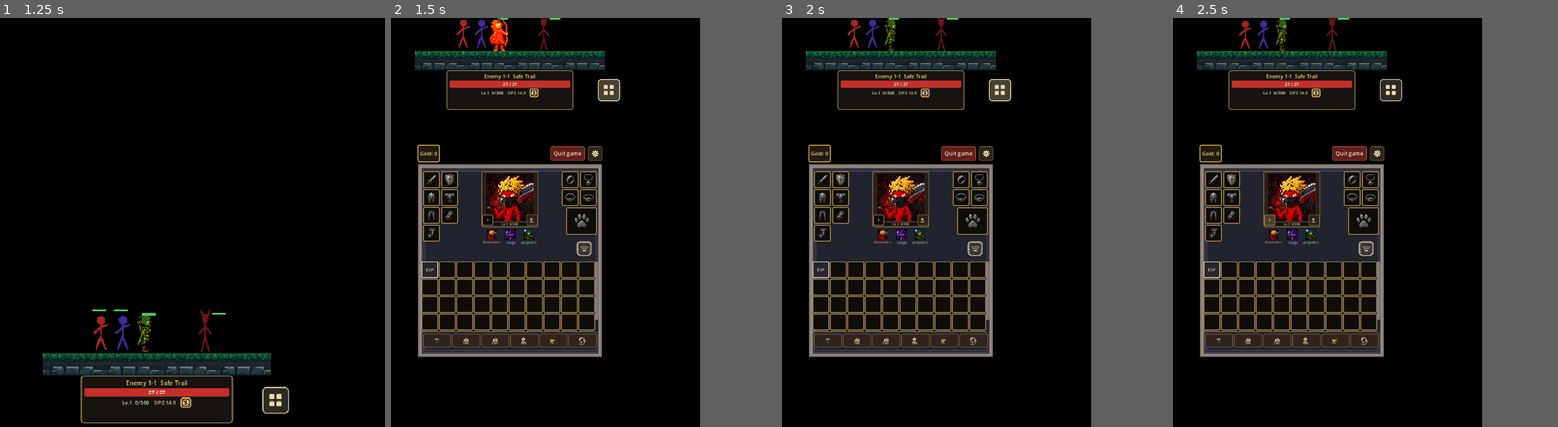
Above: before the commit, frames 1-4 (left to right).
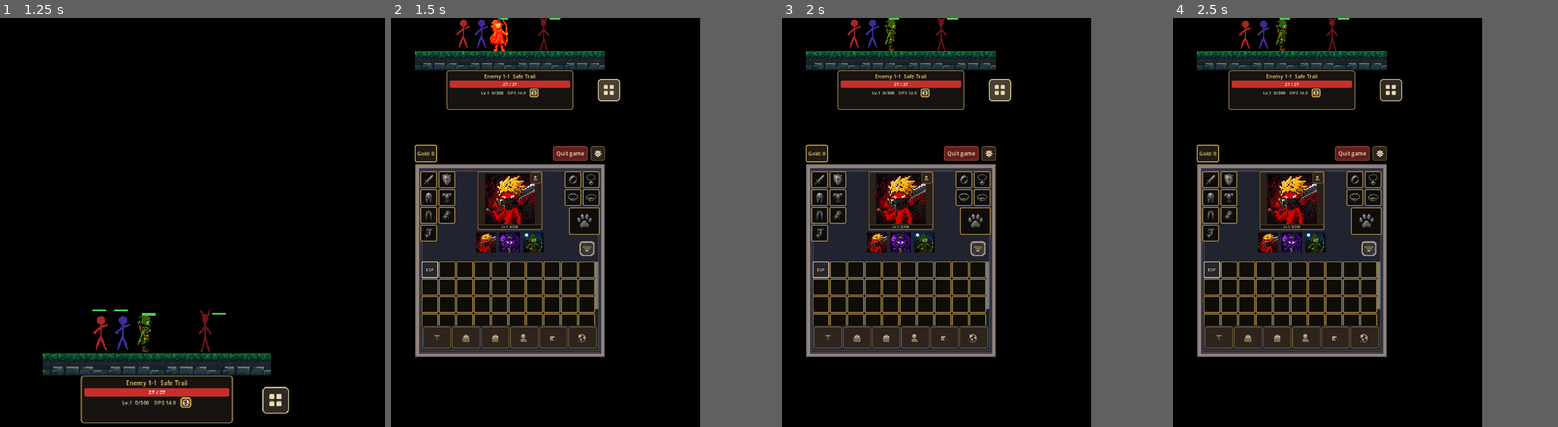
Above: after the commit, the same moments.

Repository: JoseVictorVicente/StickmanGame-Godot
Game: Godot game, scene res://scenes/main.tscn
Two runs of this game, one before a commit and one after it. Both use one fixed random seed, a clock stepped at 60 frames per second and the inputs below.
Inputs (mouse positions are in pixels of both pictures, inside the frame that each line leads up to):
- Up to frame 1 (1.25 s): click (184, 402) at 0.5 s
- Up to frame 2 (1.5 s): click (668, 398) at 1.25 s
- Up to frame 3 (2 s): no input
- Up to frame 4 (2.5 s): click (1303, 218) at 2 s, where only the run before the commit has a clickable "+"

Frame 1 is identical in both runs. In frame 2, 6.3% of the frame differs, in the area x 6-56%, y 30-83%; in frame 3, 6.3%; in frame 4, 6.3%.

Commit message:
Refine hub upper row: move ultimate slot and clear XP bar overlap.
Relocate the ultimate skill slot to the left equip column, anchor attributes above the portrait XP bar, and tune party slots, bottom nav height, and formation icon-only slots.

Co-authored-by: Cursor <cursoragent@cursor.com>

Diff:
--- a/presentation/inventory/bottom_nav.gd
+++ b/presentation/inventory/bottom_nav.gd
@@ -35,9 +35,11 @@
 	if tokens == null:
 		return
 	var grid_w := tokens.inventory_grid_pixel_size().x
-	custom_minimum_size = Vector2(grid_w, tokens.bottom_bar_height)
+	var bar_h := float(tokens.bottom_bar_height)
+	custom_minimum_size = Vector2(grid_w, bar_h)
 	size_flags_horizontal = Control.SIZE_SHRINK_CENTER
 	size_flags_vertical = Control.SIZE_SHRINK_END
+	alignment = BoxContainer.ALIGNMENT_END
 	for botao in _nav_buttons():
 		_style_nav_button(botao, tokens)
 
@@ -117,11 +119,11 @@
 func _style_nav_button(botao: Button, tokens: InventoryLayout) -> void:
 	if botao == null:
 		return
-	var side := float(tokens.bottom_bar_height)
+	var bar_h := float(tokens.bottom_bar_height)
 	botao.text = ""
-	botao.custom_minimum_size = Vector2(side, side)
+	botao.custom_minimum_size = Vector2(0, bar_h)
 	botao.size_flags_horizontal = Control.SIZE_EXPAND_FILL
-	botao.size_flags_vertical = Control.SIZE_SHRINK_CENTER
+	botao.size_flags_vertical = Control.SIZE_EXPAND_FILL
 	botao.expand_icon = false
 	botao.icon_alignment = HORIZONTAL_ALIGNMENT_CENTER
 	botao.vertical_icon_alignment = VERTICAL_ALIGNMENT_CENTER
--- a/presentation/inventory/bottom_nav.tscn
+++ b/presentation/inventory/bottom_nav.tscn
@@ -9,10 +9,10 @@
 [ext_resource type="Texture2D" uid="uid://cur0apo3o7e1y" path="res://sprites/ui/nav_attributes.png" id="7_ext"]
 
 [sub_resource type="StyleBoxFlat" id="StyleBoxFlat_botao"]
-content_margin_left = 4.0
-content_margin_top = 4.0
-content_margin_right = 4.0
-content_margin_bottom = 4.0
+content_margin_left = 2.0
+content_margin_top = 2.0
+content_margin_right = 2.0
+content_margin_bottom = 2.0
 bg_color = Color(0.18, 0.14, 0.11, 1)
 border_width_left = 1
 border_width_top = 1
@@ -25,10 +25,10 @@
 corner_radius_bottom_left = 4
 
 [sub_resource type="StyleBoxFlat" id="StyleBoxFlat_botao_pressed"]
-content_margin_left = 4.0
-content_margin_top = 4.0
-content_margin_right = 4.0
-content_margin_bottom = 4.0
+content_margin_left = 2.0
+content_margin_top = 2.0
+content_margin_right = 2.0
+content_margin_bottom = 2.0
 bg_color = Color(0.1, 0.08, 0.07, 1)
 border_width_left = 1
 border_width_top = 1
@@ -41,10 +41,10 @@
 corner_radius_bottom_left = 4
 
 [sub_resource type="StyleBoxFlat" id="StyleBoxFlat_botao_hover"]
-content_margin_left = 4.0
-content_margin_top = 4.0
-content_margin_right = 4.0
-content_margin_bottom = 4.0
+content_margin_left = 2.0
+content_margin_top = 2.0
+content_margin_right = 2.0
+content_margin_bottom = 2.0
 bg_color = Color(0.32, 0.24, 0.16, 1)
 border_width_left = 1
 border_width_top = 1
--- a/presentation/inventory/formation_panel.gd
+++ b/presentation/inventory/formation_panel.gd
@@ -126,7 +126,10 @@
 		if classe is ClassData:
 			var dados := classe as ClassData
 			botao.icon = dados.character_sprite
-			botao.text = dados.get_localized_name()
+			botao.text = ""
+			botao.tooltip_text = dados.get_localized_name()
+			botao.expand_icon = true
+			botao.vertical_icon_alignment = VERTICAL_ALIGNMENT_CENTER
 			botao.disabled = false
 		else:
 			botao.icon = null
@@ -157,13 +160,13 @@
 			botao.visible = false
 			continue
 		botao.visible = true
-		botao.text = classe.get_localized_name()
+		botao.text = ""
 		botao.tooltip_text = classe.get_localized_name()
 		botao.icon = classe.character_sprite
 		botao.expand_icon = true
 		botao.texture_filter = CanvasItem.TEXTURE_FILTER_NEAREST
 		botao.icon_alignment = HORIZONTAL_ALIGNMENT_CENTER
-		botao.vertical_icon_alignment = VERTICAL_ALIGNMENT_TOP
+		botao.vertical_icon_alignment = VERTICAL_ALIGNMENT_CENTER
 		botao.alignment = HORIZONTAL_ALIGNMENT_CENTER
 		botao.add_theme_constant_override("icon_max_width", 56)
 		botao.add_theme_font_size_override("font_size", 10)
--- a/presentation/inventory/formation_party_slot.tscn
+++ b/presentation/inventory/formation_party_slot.tscn
@@ -33,9 +33,9 @@
 theme_override_styles/normal = SubResource("StyleBoxFlat_botao")
 expand_icon = true
 icon_alignment = 1
-vertical_icon_alignment = 0
+vertical_icon_alignment = 1
 alignment = 1
-text = "Slot"
+text = ""
 
 [node name="RemoveButton" type="Button" parent="."]
 unique_name_in_owner = true
--- a/presentation/inventory/hero_character_panel.gd
+++ b/presentation/inventory/hero_character_panel.gd
@@ -1,7 +1,7 @@
 @tool
 class_name HeroCharacterPanel
 extends VBoxContainer
-## Center hub panel: portrait, XP, ultimate, attributes, party row.
+## Center hub panel: portrait, XP, attributes, party row.
 
 signal attributes_requested
 
--- a/presentation/inventory/hero_character_panel.tscn
+++ b/presentation/inventory/hero_character_panel.tscn
@@ -136,6 +136,29 @@
 texture = ExtResource("2_ext")
 expand_mode = 1
 stretch_mode = 5
+
+[node name="CharacterAttributesButton" type="Button" parent="PortraitArea/AreaFoto"]
+unique_name_in_owner = true
+custom_minimum_size = Vector2(28, 28)
+layout_mode = 1
+anchors_preset = 1
+anchor_left = 1.0
+anchor_top = 0.0
+anchor_right = 1.0
+anchor_bottom = 0.0
+offset_left = -30.0
+offset_top = 2.0
+offset_right = -2.0
+offset_bottom = 30.0
+grow_horizontal = 0
+grow_vertical = 0
+tooltip_text = "Atributos"
+theme_override_styles/normal = SubResource("StyleBoxFlat_botao")
+theme_override_styles/pressed = SubResource("StyleBoxFlat_botao_pressed")
+theme_override_styles/hover = SubResource("StyleBoxFlat_botao_hover")
+icon = ExtResource("5_ext")
+icon_alignment = 1
+expand_icon = true
 
 [node name="CharacterXpBar" type="ProgressBar" parent="PortraitArea/AreaFoto"]
 unique_name_in_owner = true
@@ -173,49 +196,6 @@
 horizontal_alignment = 1
 vertical_alignment = 1
 
-[node name="UltimateSkillSlot" type="Button" parent="PortraitArea"]
-unique_name_in_owner = true
-custom_minimum_size = Vector2(28, 28)
-layout_mode = 1
-anchors_preset = 2
-anchor_top = 1.0
-anchor_bottom = 1.0
-offset_left = 2.0
-offset_top = -32.0
-offset_right = 30.0
-offset_bottom = -4.0
-grow_vertical = 0
-theme_override_font_sizes/font_size = 10
-theme_override_styles/normal = SubResource("StyleBoxFlat_slot_skill")
-theme_override_styles/pressed = SubResource("StyleBoxFlat_botao_pressed")
-theme_override_styles/hover = SubResource("StyleBoxFlat_botao_hover")
-tooltip_text = "Ultimate"
-text = "+"
-autowrap_mode = 3
-
-[node name="CharacterAttributesButton" type="Button" parent="PortraitArea"]
-unique_name_in_owner = true
-custom_minimum_size = Vector2(28, 28)
-layout_mode = 1
-anchors_preset = 3
-anchor_left = 1.0
-anchor_top = 1.0
-anchor_right = 1.0
-anchor_bottom = 1.0
-offset_left = -30.0
-offset_top = -32.0
-offset_right = -2.0
-offset_bottom = -4.0
-grow_horizontal = 0
-grow_vertical = 0
-tooltip_text = "Atributos"
-theme_override_styles/normal = SubResource("StyleBoxFlat_botao")
-theme_override_styles/pressed = SubResource("StyleBoxFlat_botao_pressed")
-theme_override_styles/hover = SubResource("StyleBoxFlat_botao_hover")
-icon = ExtResource("5_ext")
-icon_alignment = 1
-expand_icon = true
-
 [node name="TeamArea" type="VBoxContainer" parent="."]
 unique_name_in_owner = true
 layout_mode = 2
--- a/presentation/inventory/hero_equip_left_panel.gd
+++ b/presentation/inventory/hero_equip_left_panel.gd
@@ -1,7 +1,7 @@
 @tool
 class_name HeroEquipLeftPanel
 extends HBoxContainer
-## Left hub panel: baked equip grid (7 slots) + two active skill slots.
+## Left hub panel: baked equip grid (7 slots) + ultimate + two active skill slots.
 
 signal skill_slot_pressed(slot_type: SkillResource.Type, slot_index: int)
 
@@ -31,6 +31,7 @@
 
 @onready var equip_grid: GridContainer = %EquipGrid
 @onready var active_column: VBoxContainer = %ActiveColumn
+@onready var slot_ultimate: Button = %SlotSkillMenuUltimate
 @onready var slot_ativa_0: Button = %SlotSkillMenuAtiva0
 @onready var slot_ativa_1: Button = %SlotSkillMenuAtiva1
 
@@ -64,7 +65,7 @@
 		equip_grid.add_theme_constant_override("v_separation", tokens.equip_grid_v_separation)
 	_configure_equip_slots(tokens)
 	_apply_skill_column(active_column, tokens)
-	for botao_skill in [slot_ativa_0, slot_ativa_1]:
+	for botao_skill in [slot_ativa_0, slot_ativa_1, slot_ultimate]:
 		if botao_skill:
 			botao_skill.custom_minimum_size = tokens.equip_slot_size
 
@@ -150,7 +151,7 @@
 		return
 	col.custom_minimum_size = Vector2(
 		layout.equip_slot_size.x,
-		layout.equip_block_pixel_size(1, 2).y
+		layout.equip_block_pixel_size(1, 3).y
 	)
 	col.add_theme_constant_override("separation", layout.equip_grid_v_separation)
 
--- a/presentation/inventory/hero_equip_left_panel.tscn
+++ b/presentation/inventory/hero_equip_left_panel.tscn
@@ -47,64 +47,66 @@
 corner_radius_bottom_right = 4
 corner_radius_bottom_left = 4
 
-[node name="HeroEquipLeftPanel" type="HBoxContainer"]
+[node name="HeroEquipLeftPanel" type="HBoxContainer" unique_id=473932359]
 unique_name_in_owner = true
-layout_mode = 2
+custom_minimum_size = Vector2(143, 177)
+size_flags_horizontal = 0
 size_flags_vertical = 0
 theme_override_constants/separation = 4
-alignment = 0
 script = ExtResource("1_script")
 
-[node name="EquipGrid" type="GridContainer" parent="."]
+[node name="EquipGrid" type="GridContainer" parent="." unique_id=1961763829]
 unique_name_in_owner = true
+custom_minimum_size = Vector2(88, 177)
 layout_mode = 2
 size_flags_vertical = 0
 theme_override_constants/h_separation = 4
 theme_override_constants/v_separation = 3
 columns = 2
 
-[node name="SlotWeapon" parent="EquipGrid" instance=ExtResource("2_slot")]
+[node name="SlotWeapon" parent="EquipGrid" unique_id=765817869 instance=ExtResource("2_slot")]
 custom_minimum_size = Vector2(42, 42)
 layout_mode = 2
 size_flags_horizontal = 4
 
-[node name="SlotOffhand" parent="EquipGrid" instance=ExtResource("2_slot")]
+[node name="SlotOffhand" parent="EquipGrid" unique_id=1332719007 instance=ExtResource("2_slot")]
 custom_minimum_size = Vector2(42, 42)
 layout_mode = 2
 size_flags_horizontal = 4
 
-[node name="SlotHelmet" parent="EquipGrid" instance=ExtResource("2_slot")]
+[node name="SlotHelmet" parent="EquipGrid" unique_id=488362242 instance=ExtResource("2_slot")]
 custom_minimum_size = Vector2(42, 42)
 layout_mode = 2
 size_flags_horizontal = 4
 
-[node name="SlotChest" parent="EquipGrid" instance=ExtResource("2_slot")]
+[node name="SlotChest" parent="EquipGrid" unique_id=738893540 instance=ExtResource("2_slot")]
 custom_minimum_size = Vector2(42, 42)
 layout_mode = 2
 size_flags_horizontal = 4
 
-[node name="SlotPants" parent="EquipGrid" instance=ExtResource("2_slot")]
+[node name="SlotPants" parent="EquipGrid" unique_id=530365461 instance=ExtResource("2_slot")]
 custom_minimum_size = Vector2(42, 42)
 layout_mode = 2
 size_flags_horizontal = 4
 
-[node name="SlotGloves" parent="EquipGrid" instance=ExtResource("2_slot")]
+[node name="SlotGloves" parent="EquipGrid" unique_id=724886106 instance=ExtResource("2_slot")]
 custom_minimum_size = Vector2(42, 42)
 layout_mode = 2
 size_flags_horizontal = 4
 
-[node name="SlotBoots" parent="EquipGrid" instance=ExtResource("2_slot")]
+[node name="SlotBoots" parent="EquipGrid" unique_id=406654628 instance=ExtResource("2_slot")]
 custom_minimum_size = Vector2(42, 42)
 layout_mode = 2
 size_flags_horizontal = 4
 
-[node name="ActiveColumn" type="VBoxContainer" parent="."]
+[node name="ActiveColumn" type="VBoxContainer" parent="." unique_id=306045015]
 unique_name_in_owner = true
+custom_minimum_size = Vector2(42, 129)
 layout_mode = 2
 theme_override_constants/separation = 3
 alignment = 0
 
-[node name="SlotSkillMenuAtiva0" type="Button" parent="ActiveColumn"]
+[node name="SlotSkillMenuAtiva0" type="Button" parent="ActiveColumn" unique_id=519441421]
 unique_name_in_owner = true
 custom_minimum_size = Vector2(42, 42)
 layout_mode = 2
@@ -115,7 +117,7 @@
 text = "+"
 autowrap_mode = 3
 
-[node name="SlotSkillMenuAtiva1" type="Button" parent="ActiveColumn"]
+[node name="SlotSkillMenuAtiva1" type="Button" parent="ActiveColumn" unique_id=1756616291]
 unique_name_in_owner = true
 custom_minimum_size = Vector2(42, 42)
 layout_mode = 2
@@ -125,3 +127,15 @@
 theme_override_styles/hover = SubResource("StyleBoxFlat_botao_hover")
 text = "+"
 autowrap_mode = 3
+
+[node name="SlotSkillMenuUltimate" type="Button" parent="ActiveColumn" unique_id=918273645]
+unique_name_in_owner = true
+custom_minimum_size = Vector2(42, 42)
+layout_mode = 2
+theme_override_font_sizes/font_size = 9
+theme_override_styles/normal = SubResource("StyleBoxFlat_slot_skill")
+theme_override_styles/pressed = SubResource("StyleBoxFlat_botao_pressed")
+theme_override_styles/hover = SubResource("StyleBoxFlat_botao_hover")
+tooltip_text = "Ultimate"
+text = "+"
+autowrap_mode = 3
--- a/presentation/inventory/inventory_layout.gd
+++ b/presentation/inventory/inventory_layout.gd
@@ -34,8 +34,8 @@
 @export var portrait_region_offset: Vector2 = Vector2(0, -12)
 @export var formation_button_offset: Vector2 = Vector2(0, -14)
 @export var portrait_controls_spacing: float = 2.0
-@export var portrait_height_extra: int = 10
-@export var portrait_width_extra: int = 10
+@export var portrait_height_extra: int = 30
+@export var portrait_width_extra: int = 30
 @export var pet_slot_width_scale: float = 0.88
 @export var pet_slot_height_slot_units: float = 1.55
 
@@ -66,6 +66,8 @@
 @export var portrait_min_size: Vector2 = Vector2(99, 99)
 @export var skill_menu_slot_size: Vector2 = Vector2(42, 42)
 @export var party_hero_slot_size: Vector2 = Vector2(42, 42)
+@export var party_hero_slot_width_scale: float = 1.20
+@export var party_hero_slot_height_scale: float = 1.20
 
 
 static func duplicate_synced(source: InventoryLayout) -> InventoryLayout:
@@ -84,9 +86,11 @@
 	equip_slot_size = Vector2.ONE * u
 	character_slot_size = Vector2.ONE * u
 	skill_menu_slot_size = Vector2.ONE * u
-	party_hero_slot_size = Vector2.ONE * u
+	party_hero_slot_size = party_hero_slot_pixel_size()
 	portrait_min_size = portrait_pixel_size()
 	chrome_button_size = int(round(float(u) * 1.1))
+	bottom_bar_height = int(round(float(u) * 1.28))
+	nav_icon_max_width = int(round(float(u) * 0.42))
 	warehouse_button_min_width = float(int(round(float(u) * 2.0)))
 	inventory_grid_columns = INVENTORY_COLUMNS
 	inventory_grid_rows = INVENTORY_ROWS
@@ -96,6 +100,14 @@
 	panel_min_size.y = panel_pixel_height()
 
 
+func party_hero_slot_pixel_size() -> Vector2:
+	var u := float(maxi(1, base_unit))
+	return Vector2(
+		u * party_hero_slot_width_scale + 5.0,
+		u * party_hero_slot_height_scale + 5.0
+	)
+
+
 func equip_block_pixel_size(cols: int, rows: int) -> Vector2:
 	var c := maxi(1, cols)
 	var r := maxi(1, rows)
@@ -118,7 +130,7 @@
 	var equip := equip_block_pixel_size(2, 4)
 	return Vector2(
 		hero_equip_left_core_width() + hero_row_leading_slack(),
-		maxf(equip.y, equip_block_pixel_size(1, 2).y)
+		maxf(equip.y, equip_block_pixel_size(1, 3).y)
 	)
 
 
@@ -253,7 +265,7 @@
 
 
 func hub_lower_nav_gap() -> float:
-	return float(spacing_tight)
+	return float(max(2, spacing_tight - 2))
 
 
 func hub_lower_fixed_height() -> float:
--- a/presentation/inventory/party_hero_slot_button.tscn
+++ b/presentation/inventory/party_hero_slot_button.tscn
@@ -13,13 +13,13 @@
 corner_radius_bottom_left = 4
 
 [node name="PartyHeroSlotButton" type="Button"]
-custom_minimum_size = Vector2(36, 36)
+custom_minimum_size = Vector2(50, 59)
 flat = true
 theme_override_font_sizes/font_size = 9
 theme_override_styles/normal = SubResource("StyleBoxFlat_slot")
 theme_override_styles/hover = SubResource("StyleBoxFlat_slot")
 theme_override_styles/pressed = SubResource("StyleBoxFlat_slot")
 icon_alignment = 1
-vertical_icon_alignment = 0
+vertical_icon_alignment = 1
 expand_icon = true
-text = "Hero"
+text = ""
--- a/presentation/inventory/team_selection_ui.gd
+++ b/presentation/inventory/team_selection_ui.gd
@@ -99,7 +99,7 @@
 			if botao:
 				botao.visible = false
 		return
-	var tamanho := layout_resource.party_hero_slot_size if layout_resource else Vector2(64, 82)
+	var tamanho := layout_resource.party_hero_slot_size if layout_resource else Vector2(42, 42)
 	for i in PartyService.SLOTS:
 		var botao := _party_slot_nodes[i]
 		if botao == null:
@@ -111,17 +111,16 @@
 		var dados := classe as ClassData
 		botao.visible = true
 		botao.custom_minimum_size = tamanho
-		botao.text = dados.display_name
-		botao.tooltip_text = dados.display_name
+		botao.text = ""
+		botao.tooltip_text = dados.get_localized_name()
 		botao.flat = true
 		botao.icon = dados.character_sprite
 		botao.expand_icon = true
 		botao.texture_filter = CanvasItem.TEXTURE_FILTER_NEAREST
 		botao.icon_alignment = HORIZONTAL_ALIGNMENT_CENTER
-		botao.vertical_icon_alignment = VERTICAL_ALIGNMENT_TOP
+		botao.vertical_icon_alignment = VERTICAL_ALIGNMENT_CENTER
 		botao.alignment = HORIZONTAL_ALIGNMENT_CENTER
-		botao.add_theme_constant_override("icon_max_width", 52)
-		botao.add_theme_font_size_override("font_size", 9)
+		botao.add_theme_constant_override("icon_max_width", int(round(tamanho.x * 0.92)))
 		_botoes_slot.append(botao)
 		_indices_slot.append(i)
 
@@ -142,6 +141,3 @@
 			estilo.set_border_width_all(1)
 		botao.add_theme_stylebox_override("normal", estilo)
 		botao.add_theme_stylebox_override("hover", estilo)
-		var classe: Variant = _party.active_party[slot] if _party else null
-		if classe is ClassData:
-			botao.add_theme_color_override("font_color", (classe as ClassData).color.lightened(0.35))
Not shown: 1 places in presentation/inventory/hero_equip_left_panel.tscn that only renumber resources
